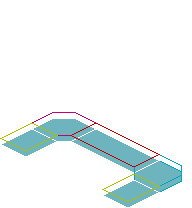
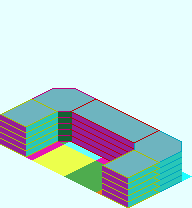
Layers edited between the first and the second 192x208 image:
removed group "Wire コピー" (5 layers) over (0, 112, 182, 202)
removed layer "Wire_Base_Left_Con #1" from group "Wire コピー" over (134, 155, 182, 186)
removed layer "Wire_Base_Right_Con #1" from group "Wire コピー" over (32, 112, 96, 136)
removed layer "Wire_Base_Left_B #1" from group "Wire コピー" over (102, 174, 160, 202)
removed layer "Wire_Base_Right_B #1" from group "Wire コピー" over (0, 123, 58, 151)
removed layer "Wire_Base_Center #1" from group "Wire コピー" over (70, 123, 160, 167)
removed layer "Flour" over (2, 119, 181, 207)
removed group "Wire" (1 layers) over (134, 161, 182, 192)
removed layer "Wire_Base_Left_Con" from group "Wire" over (134, 161, 182, 192)
added layer "F_Block コピー #3" above "F_Block コピー #2" over (0, 88, 182, 184)
added layer "F_Block コピー #2" above "F_Block コピー #1" over (0, 94, 182, 190)
added layer "F_Block コピー #1" above "F_Block コピー" over (0, 100, 182, 196)
added layer "F_Block コピー" above "F_Block" over (0, 106, 182, 202)
added layer "F_Block" above "Base_Plate_2x4.png" over (0, 112, 182, 208)
added layer "Base_Plate_2x4.png" over (0, 0, 192, 208)
